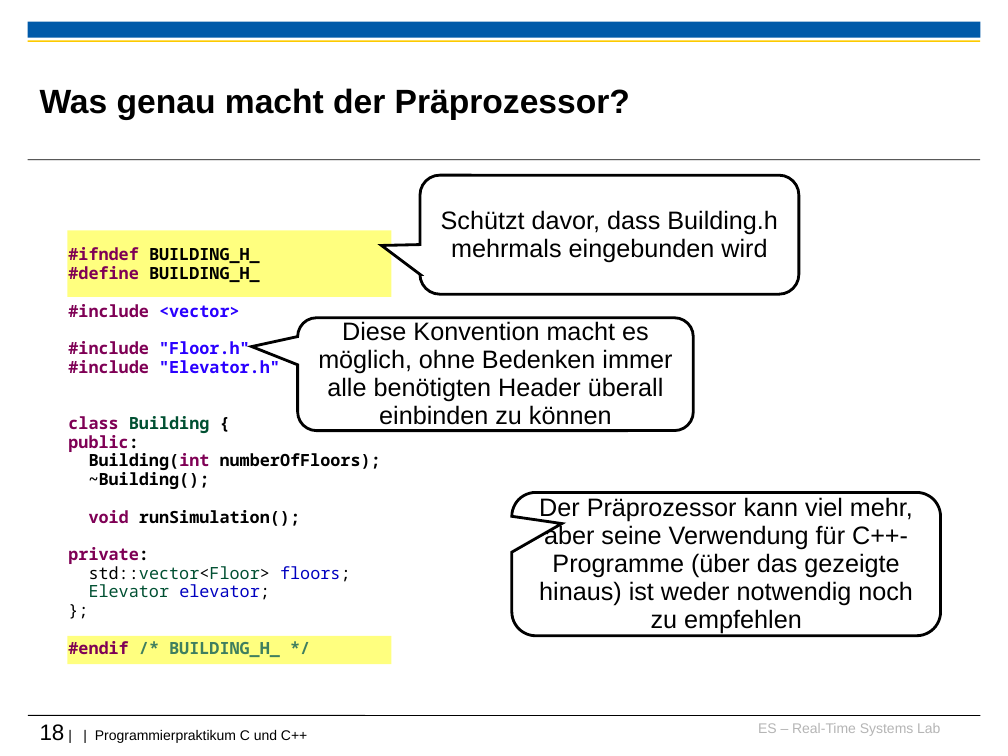
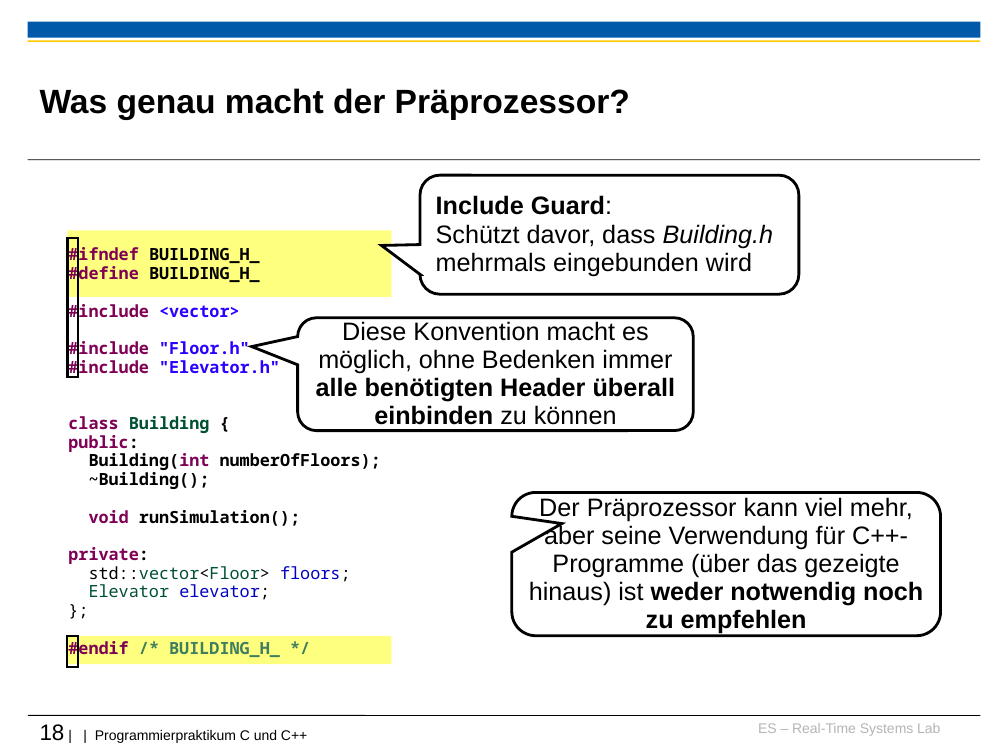
Before and after one commit to h82k/tud-cppp, a slide deck: slide 18 of Vorlesung/1 Einführung_F19.ppt. Drawn at 1008x756 pixels with LibreOffice and Linux fonts; fonts in the diff are those of the drawing; background and template pictures are left out. Boxes give left, top, right and bottom in pixels: in the first picture for what was removed or moved away, otherwise in the second. Text is boxed around its words. In the diff, an @@ line names an element or a change of style, - is before the commit and + after.

```diff
--- a/Vorlesung/1 Einführung_F19.ppt
+++ b/Vorlesung/1 Einführung_F19.ppt
@@ text in rounded speech box at bbox=[436, 195, 774, 276]: text changed @@
-Schützt davor, dass Building.h mehrmals eingebunden wird
+Include Guard:
+Schützt davor, dass Building.h mehrmals eingebunden wird
@@ rectangle added at bbox=[68, 238, 79, 378], outline #000000 1.5 pt @@
@@ rounded speech box "Diese Konvention macht es möglich, ..." at bbox=[297, 318, 694, 430]: bold on in "alle benötigten Header überall einbinden" @@
@@ rounded speech box "Der Präprozessor kann viel mehr, ..." at bbox=[512, 493, 940, 636]: bold on in "weder notwendig noch zu empfehlen" @@
@@ rectangle added at bbox=[67, 636, 78, 667], outline #000000 1.5 pt @@
```
Also in this commit, not shown: 8 other slides changed.
